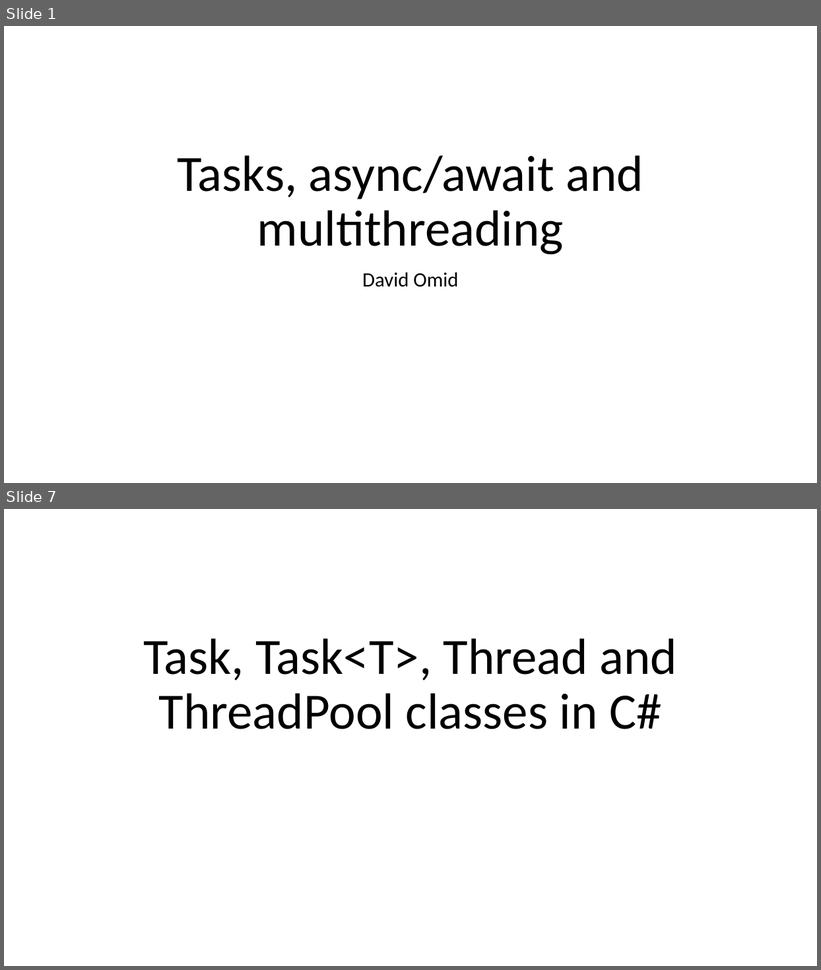
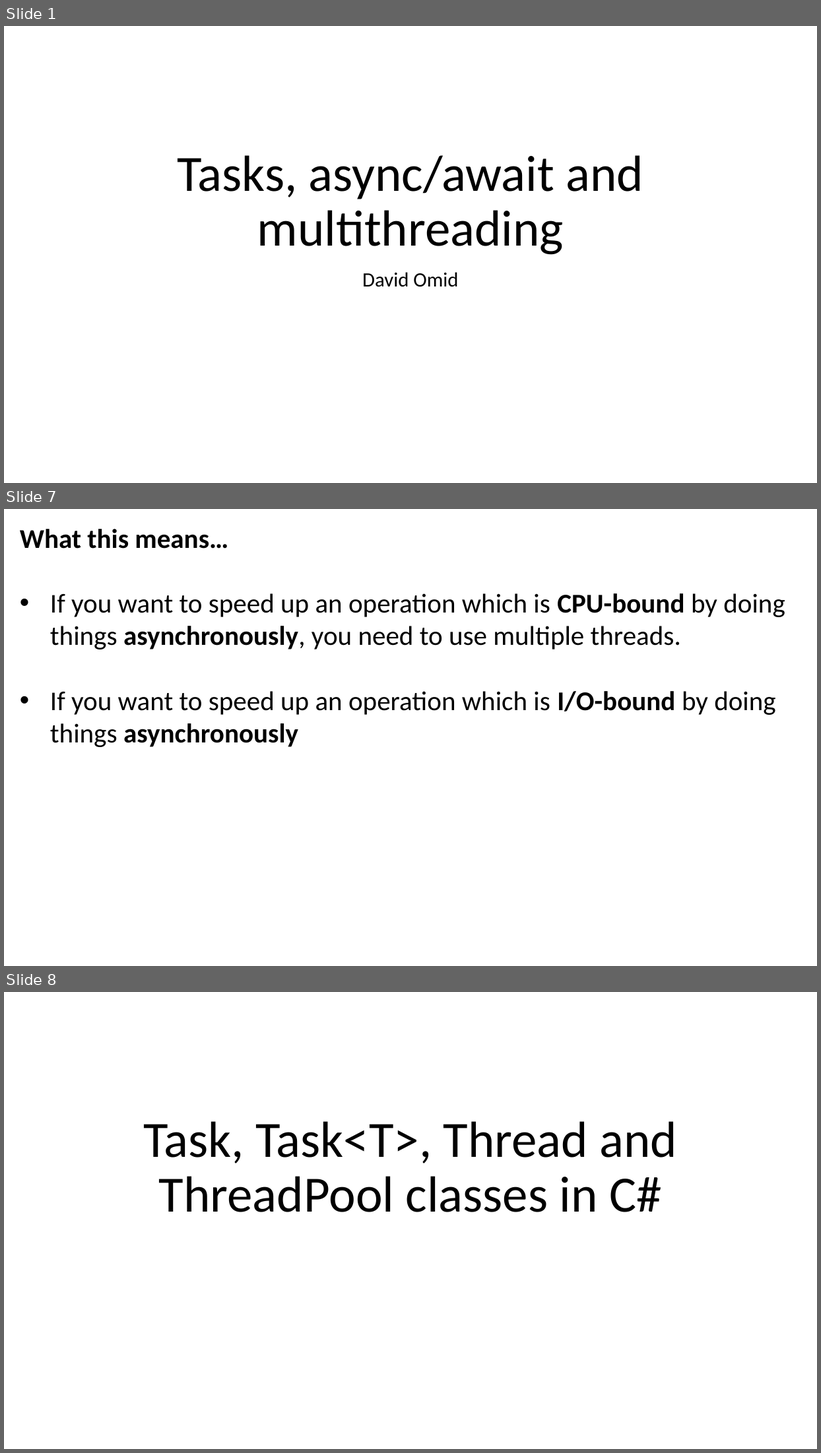
Before and after one commit to JoshKain/AsyncAwaitQuiz, a slide deck: Async and await presentation.pptx. Shown one above the other, each under a label of ours: slides 1 and 7 before the commit, slides 1, 7 and 8 after it; the slides between them are not shown. The pictures are 821x970 and 821x1453 pixels, drawn with LibreOffice and Linux fonts; fonts in the diff are those of the drawing. Boxes give left, top, right and bottom in pixels: in the first picture for what was removed or moved away, otherwise in the second. Text is boxed around its words. In the diff, an @@ line names an element or a change of style, - is before the commit and + after.

Commit message:
Improved slides, added more details on synchronous vs asynchronous code, CPU-bound vs I/O-bound

```diff
--- a/Async and await presentation.pptx
+++ b/Async and await presentation.pptx
@@ slide 7 added at <box>4,509,817,966</box>, background #FFFFFF @@
@@ text added at <box>20,529,785,747</box>, 32 pt, text #000000 @@
+What this means…
+• If you want to speed up an operation which is CPU-bound by doing things asynchronously, you need to use multiple threads.
+• If you want to speed up an operation which is I/O-bound by doing things asynchronously
@@ what was slide 7 is now slide 8 @@
```
Also in this commit, not shown: 6 slides changed, 4 other slides added.
